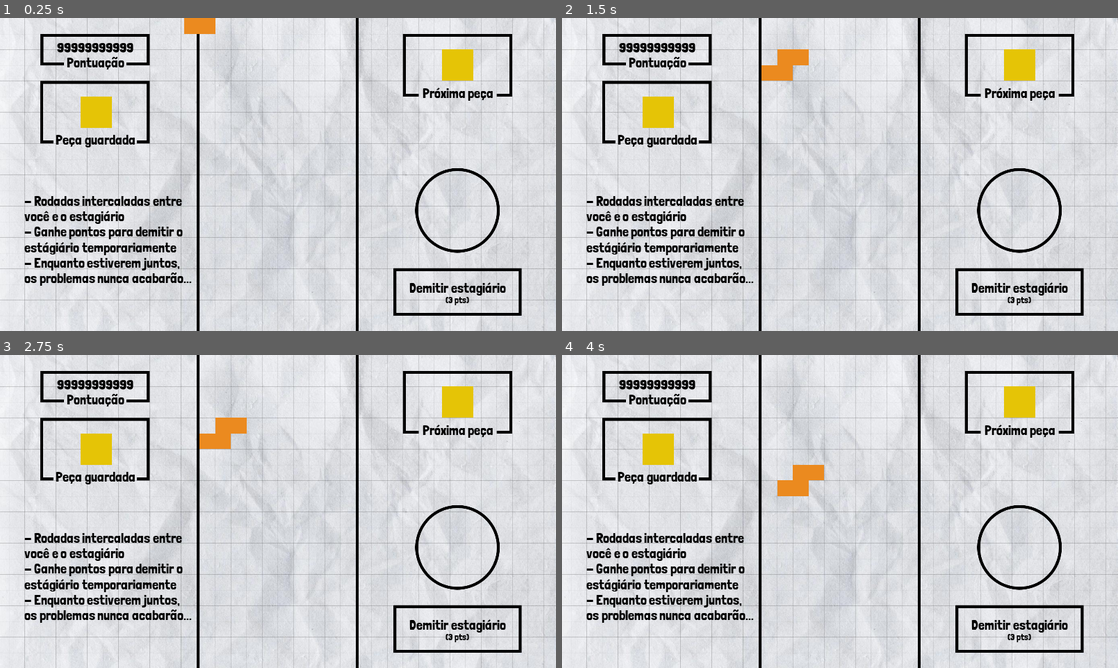
Above: before the commit, frames 1-4 (two rows, left to right).
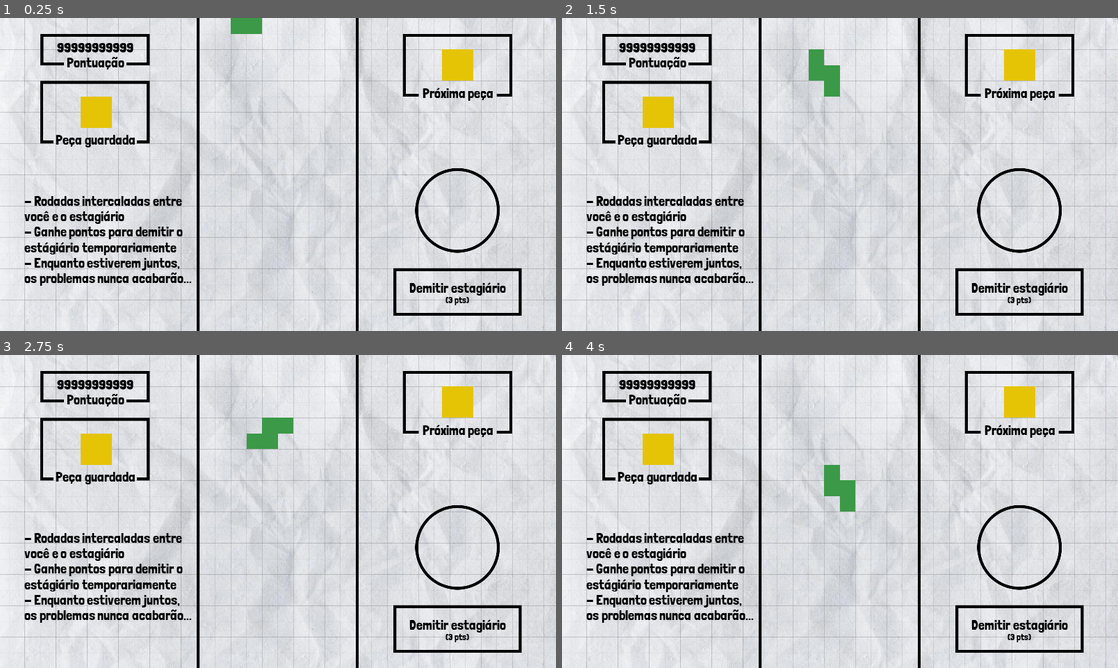
Above: after the commit, the same moments.

Repository: Eduardo-Barreto/Block-Buddy-Game
Game: Godot game, scene res://scenes/playing.tscn
The game is run twice, just before and just after one commit, with the same random seed, the same clock (stepped at 60 frames per second) and the same inputs.
Inputs:
- Up to frame 1 (0.25 s): no input
- Up to frame 2 (1.5 s): click "Demitir estagiário" at 0.5 s; tap Enter at 1.25 s; hold Right (ui_right) from 1.28 s (still down); hold Up (ui_up) from 1.28 s (still down)
- Up to frame 3 (2.75 s): keep holding Right (ui_right); release Up (ui_up) at 2.03 s; tap Up (ui_up) at 2.1, 2.27, 2.57 s
- Up to frame 4 (4 s): release Right (ui_right) at 2.78 s; hold Left (ui_left) 2.78-3.53 s; hold Up (ui_up) 2.78-3.53 s; hold Right (ui_right) from 3.53 s (still down); tap Up (ui_up) at 3.6, 3.77 s

The runs differ from the first frame. In frame 1, 0.6% of the frame differs, in the area x 33-48%, y 0-6%; in frame 2, 1.1%, in the area x 35-50%, y 10-26%; in frame 3, 1.1%; in frame 4, 1.1%.

Commit message:
feat: parts movement

Diff:
--- a/src/scenes/parts/l.tscn
+++ b/src/scenes/parts/l.tscn
@@ -7,12 +7,12 @@
 script = ExtResource( 2 )
 
 [node name="block" parent="." instance=ExtResource( 1 )]
+position = Vector2( 54, 0 )
 
 [node name="block2" parent="." instance=ExtResource( 1 )]
-position = Vector2( 0, -54 )
+position = Vector2( 54, -54 )
 
 [node name="block3" parent="." instance=ExtResource( 1 )]
-position = Vector2( -54, 0 )
 
 [node name="block4" parent="." instance=ExtResource( 1 )]
-position = Vector2( -108, 0 )
+position = Vector2( -54, 0 )
--- a/src/scripts/block.gd
+++ b/src/scripts/block.gd
@@ -4,28 +4,29 @@
 var part_type = 'i'
 
 
-func position_to_grid(pos):
-	return Vector2(int(pos.x / 54), int(pos.y / 54))
-
-
-func _ready():
-	$shape.color = Color(Global.part_types[part_type]['color'])
+func set_part_type(type: String):
+	part_type = type
+	$shape.color = Global.part_colors[part_type]
 	print($shape.color)
 
 
 func can_move_down() -> bool:
-	var next_pos = position_to_grid(position)
+	var next_pos = Global.position_to_grid(position + get_parent().position)
 	next_pos.y += 1
 
-	if next_pos.y > 19:
+	print(next_pos.y)
+	if next_pos.y >= 20:
 		return false
+
 
 	return not Global.inactive_positions.has(next_pos)
 
 
 func can_move(direction: int) -> bool:
-	var next_pos = position_to_grid(position)
+	var next_pos = Global.position_to_grid(position + get_parent().position)
 	next_pos.x += direction
+
+	print(next_pos.x)
 
 	if next_pos.x > 9 or next_pos.x < 0:
 		return false
@@ -33,15 +34,34 @@
 	return not Global.inactive_positions.has(next_pos)
 
 
-func move(direction: int):
-	var next_pos = position_to_grid(position)
-	next_pos.x += direction
+func can_rotate():
+	var next_pos = Vector2()
+	next_pos.x = position.y
+	next_pos.y = -position.x
 
-	position = next_pos * 54
+	next_pos.x = Global.position_to_grid(next_pos + get_parent().position).x
+	next_pos.y = Global.position_to_grid(next_pos + get_parent().position).y
+
+	if next_pos.x > 9 or next_pos.x < 0:
+		print('cant move')
+		print(position)
+		return false
+
+	if next_pos.y >= 19:
+		return false
+
+	return not Global.inactive_positions.has(next_pos)
 
 
-func move_down():
-	var next_pos = position_to_grid(position)
-	next_pos.y += 1
 
-	position = next_pos * 54
+func rotate90():
+	var next_pos = position
+
+	next_pos.x = position.y
+	next_pos.y = -position.x
+
+	position = next_pos
+
+
+func _ready():
+	set_part_type(part_type)
--- a/src/scripts/global.gd
+++ b/src/scripts/global.gd
@@ -1,9 +1,16 @@
 extends Node
 
-var part_types = {
-	'i': {
-		'color': Color(0.92, 0.54, 0.12, 1)
-	}
+var part_colors = {
+	'i': Color(0.19, 0.73, 0.72, 1),
+	'j': Color(0.02, 0.45, 0.53, 1),
+	'l': Color(0.92, 0.54, 0.01, 1),
+	'o': Color(0.9, 0.77, 0.02, 1),
+	's': Color(0.23, 0.6, 0.28, 1),
+	't': Color(0.61, 0.2, 0.51, 1),
+	'z': Color(0.77, 0.19, 0.13, 1),
 }
 
 var inactive_positions = []
+
+func position_to_grid(pos: Vector2) -> Vector2:
+	return Vector2(int(pos.x / 54), int(pos.y / 54))
--- a/src/scripts/part.gd
+++ b/src/scripts/part.gd
@@ -16,11 +16,16 @@
 
 
 func inactivate():
+	if not is_active:
+		return
+
 	is_active = false
 	for block in get_blocks():
-		var block_position = block.position_to_grid()
+		var block_position = Global.position_to_grid(block.position + position)
 
 		Global.inactive_positions.append(block_position)
+
+	get_parent().generate_new_part()
 
 
 func move(direction: int) -> void:
@@ -28,25 +33,57 @@
 		if not block.can_move(direction):
 			return
 
-	for block in get_blocks():
-		block.move(direction)
+	var next_pos = Global.position_to_grid(position)
+	next_pos.x += direction
+
+	position = next_pos * 54
 
 func move_down():
 	for block in get_blocks():
 		if not block.can_move_down():
 			inactivate()
+			return
+
+	var next_pos = Global.position_to_grid(position)
+	next_pos.y += 1
+
+	position = next_pos * 54
+
+func rotate90():
+	for block in get_blocks():
+		if not block.can_rotate():
+			return
 
 	for block in get_blocks():
-		block.move_down()
+		block.rotate90()
 
 
 func _on_Timer_timeout():
 	move_down()
 
 
+func _input(event):
+	if not is_active:
+		return
+
+	if event.is_action_pressed('ui_right'):
+		move(1)
+
+	if event.is_action_pressed('ui_left'):
+		move(-1)
+
+	if event.is_action_pressed('ui_down'):
+		move_down()
+
+	if event.is_action_pressed('ui_up'):
+		rotate90()
+
+
 func _ready():
 	for block in get_blocks():
-		block.part_type = part_type
+		block.set_part_type(part_type)
+
+	move(3)
 
 	var timer = Timer.new()
 	timer.connect('timeout', self, '_on_Timer_timeout')
@@ -54,16 +91,3 @@
 	timer.one_shot = false
 	add_child(timer)
 	timer.start()
-
-
-func _input(event):
-	if event.is_action_pressed('ui_right'):
-		move(1)
-
-	if event.is_action_pressed('ui_left'):
-		move(-1)
-
-
-func _process(_delta):
-	if not is_active:
-		return
--- a/src/scripts/partbkp.gd
+++ /dev/null
@@ -1,81 +0,0 @@
-extends KinematicBody2D
-
-var active = true
-export (String) var part_type = 'j'
-
-var move_strength = 0
-var move_incrementer = 0.05
-
-onready var size = Global.parts[part_type]
-
-
-func snap_to_grid():
-	var new_x = round(position.x / 54) * 54
-	var new_y = round(position.y / 54) * 54
-
-	position = Vector2(new_x, new_y)
-
-	if int(size.x)%int(2) == 0:
-		position.x -= 27
-
-	if int(size.y)%int(2) == 1:
-		position.y -= 27
-
-
-func move_x(direction):
-	var new_x = position.x + direction * 54
-	var new_collumn = abs(round(new_x / 54))
-	position.x = Global.collumns[new_collumn]
-
-	if int(size.x)%int(2) == 0:
-		position.x -= 27
-
-
-func move_y(direction):
-	var new_y = position.y + direction * 54
-	var new_line = abs(round(new_y / 54))
-
-	position.y = Global.lines[new_line]
-
-	if int(size.y)%int(2) == 1:
-		position.y -= 27
-
-func _ready():
-	$Sprite.texture = load('res://assets/parts/' + part_type + '.png')
-	add_child(load('res://scenes/shapes/' + part_type + '.tscn').instance())
-
-	move_x(4)
-
-
-func _input(event):
-	if not active:
-		return
-
-	if event.is_action_pressed('ui_left'):
-		move_x(-1)
-
-	if event.is_action_pressed('ui_right'):
-		move_x(1)
-
-	if event.is_action_pressed('ui_up'):
-		rotation_degrees += 90
-		size = Vector2(size.y, size.x)
-
-
-func _physics_process(_delta):
-	if not active:
-		return
-
-	if is_on_floor():
-		snap_to_grid()
-		active = false
-		get_parent().get_parent().generate_part()
-		return
-
-	move_strength += move_incrementer
-
-	if move_strength > 1:
-		move_y(1)
-		move_strength = 0.1
-
-	move_and_slide(Vector2(0, 0.01), Vector2(0, -1))
--- a/src/scripts/play_area.gd
+++ b/src/scripts/play_area.gd
@@ -6,7 +6,6 @@
 func generate_new_part():
 	var part_type = types[randi() % types.size()]
 	var new_part = load('res://scenes/parts/' + part_type + '.tscn').instance()
-	part_type = 'i'
 	new_part.part_type = part_type
 	add_child(new_part)
 
